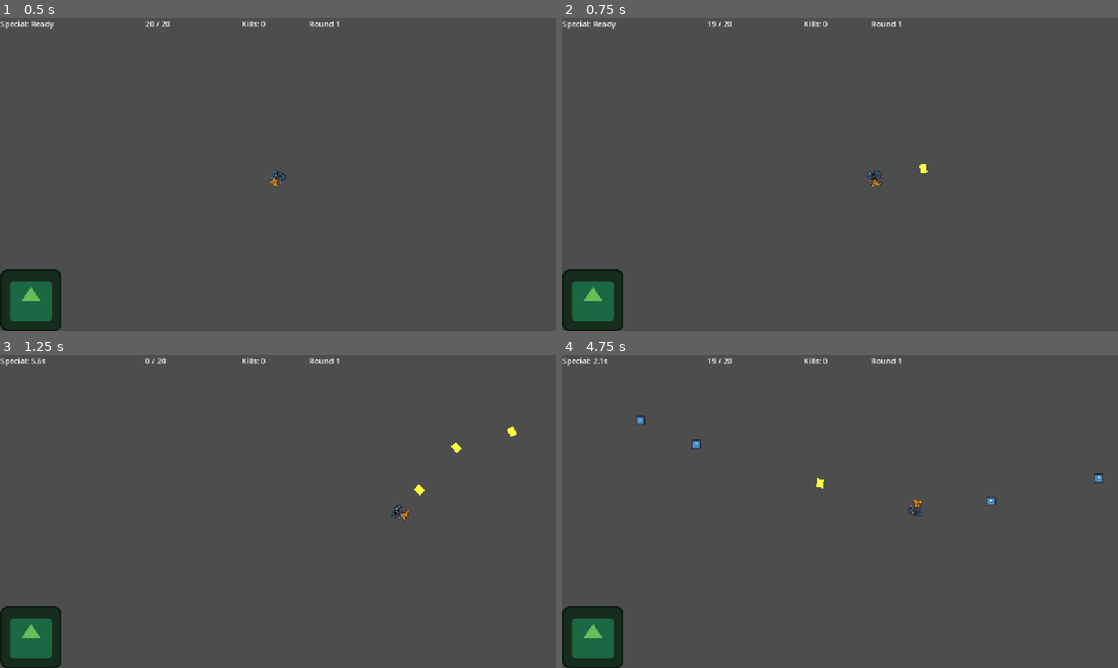
Above: before the commit, frames 1-4 (two rows, left to right).
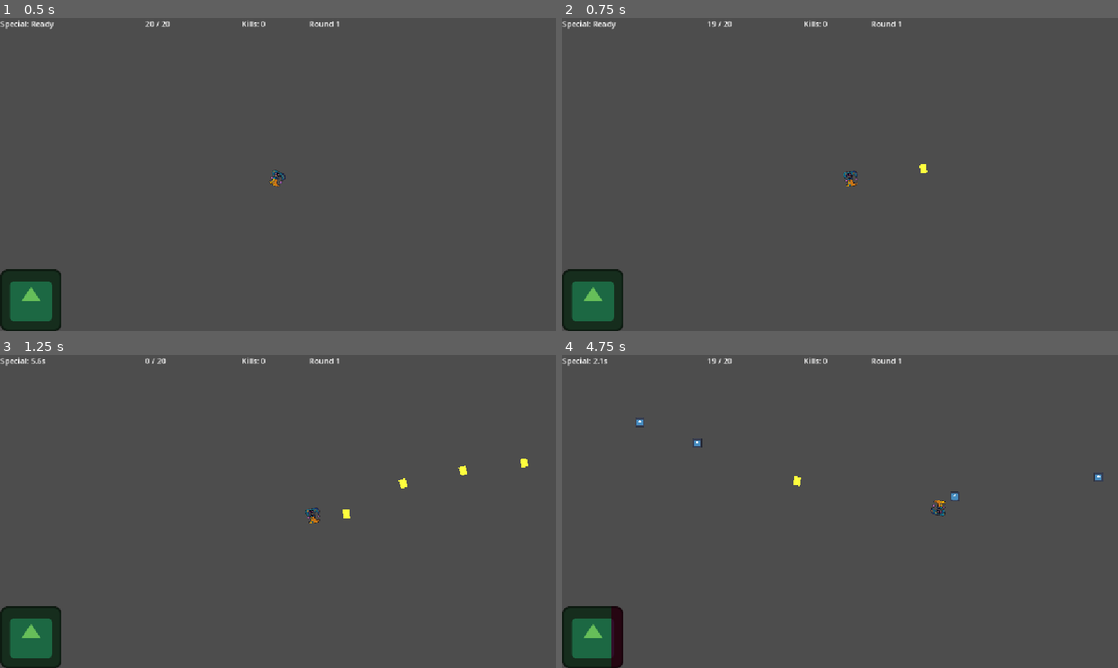
Above: after the commit, the same moments.

Repository: tgbtyty/TarotGame
Game: Godot game, scene res://main.tscn
Same seed, same stepped clock (60 frames per second), same inputs: the game is played once before the commit and once after it. The engine's default icon, where the game draws it, is replaced by a stand-in: a white triangle on a blue panel in a dark square.
Inputs (mouse positions are in pixels of both pictures, inside the frame that each line leads up to):
- Up to frame 1 (0.5 s): no input
- Up to frame 2 (0.75 s): tap Enter at 0.5 s; move the mouse to (962, 158) at 0.52 s; press the mouse at (962, 158) at 0.53 s; hold Right (ui_right) from 0.53 s (still down)
- Up to frame 3 (1.25 s): keep holding Right (ui_right); tap Q (special) at 0.8 s
- Up to frame 4 (4.75 s): move the mouse to (728, 527) at 1.27 s; release Right (ui_right) at 1.28 s; release the mouse at (728, 527) at 1.28 s; hold Down (ui_down) 1.28-2.03 s; tap Q (special) at 1.35, 2.3 s; click (728, 527) at 1.55 s; move the mouse to (895, 442) at 2.02 s; hold Right (ui_right) 2.03-2.78 s; hold Space (dash) 2.03-2.78 s; move the mouse to (812, 574) at 2.77 s; hold Up (ui_up) 2.78-3.53 s; click (812, 574) at 2.85 s; move the mouse to (1006, 558) at 3.52 s; hold Q (special) 3.53-4.28 s; hold Left (ui_left) from 3.53 s (still down); tap R (reload) at 4.15 s; move the mouse to (673, 464) at 4.27 s; click (673, 464) at 4.35 s

Frame 1 is identical in both runs. In frame 2, 0.2% of the frame differs, in the area x 50-58%, y 48-54%; in frame 3, 0.4%; in frame 4, 0.8%, in the area x 8-98%, y 19-100%.

Commit message:
rehaul card system, added 20 new stats

Diff:
--- a/bullet.gd
+++ b/bullet.gd
@@ -1,14 +1,15 @@
 extends Area2D
 
 @export var speed = 1000
-var damage = 5 # This will be overwritten by the player script
+var damage_info: DamageInfo # The bullet now carries a package of damage info
 
 func _physics_process(_delta):
 	position += transform.x * speed * _delta
 
 func _on_body_entered(body):
 	if body.is_in_group("enemies"):
-		body.take_damage(damage)
+		# Pass the entire damage package to the enemy
+		body.take_damage(damage_info)
 		queue_free()
 
 	if body is TileMap:
--- a/card_ui.gd
+++ b/card_ui.gd
@@ -9,26 +9,67 @@
 @onready var passed_effect_label = $VBoxContainer/PassedEffectLabel
 @onready var choose_button = $VBoxContainer/ChooseButton
 
-
+func _ready():
+	choose_button.pressed.connect(on_choose_pressed)
 
 func display_card(card_data):
 	my_card_data = card_data
 	name_label.text = card_data.name
-	match card_data.suit:
-		"Cups":
-			chosen_effect_label.text = "If Chosen: +%d Max Health" % card_data.value
-			passed_effect_label.text = "If Passed, Enemies get: +%d Health" % card_data.value
-		"Swords":
-			chosen_effect_label.text = "If Chosen: +%d Bullet Damage" % card_data.value
-			passed_effect_label.text = "If Passed, Enemies get: +%d Damage" % card_data.value
-		"Pentacles":
-			chosen_effect_label.text = "If Chosen: %d%% faster Attack & Reload" % card_data.value
-			passed_effect_label.text = "If Passed, Enemies get: %d%% faster Movement" % card_data.value
-		"Wands":
-			chosen_effect_label.text = "If Chosen: +%d Max Ammo" % card_data.value
-			passed_effect_label.text = "If Passed, Enemies get: %d%% Larger" % card_data.value
+
+	var effect_type = card_data.effect_type
+	var value = GameManager.get_scaled_value(card_data.rank_number, effect_type)
+
+	# UPDATED: We now use a match statement to generate only the text we need.
+	match effect_type:
+		"max_health":
+			chosen_effect_label.text = "If Chosen: +%d Max Health" % value
+			passed_effect_label.text = "If Passed, Enemies get: +%d Health" % value
+		"phys_resist":
+			chosen_effect_label.text = "If Chosen: +%.1f%% Physical Resist" % value
+			passed_effect_label.text = "If Passed, Enemies get: +%.1f%% to All Resists" % value
+		"move_speed":
+			chosen_effect_label.text = "If Chosen: +%d%% Movement Speed" % value
+			passed_effect_label.text = "If Passed, Enemies get: +%d%% Movement Speed" % value
+		"max_ammo":
+			chosen_effect_label.text = "If Chosen: +%d Maximum Ammo" % value
+			passed_effect_label.text = "If Passed, Enemies get: %d%% Larger" % value
+		"phys_dmg":
+			chosen_effect_label.text = "If Chosen: +%d Physical Damage" % value
+			passed_effect_label.text = "If Passed, Enemies get: +%d Physical Damage" % value
+		"atk_speed":
+			chosen_effect_label.text = "If Chosen: +%d%% Attack Speed" % value
+			passed_effect_label.text = "If Passed, Enemies get: +%d%% Movement Speed" % value
+		"reload_speed":
+			chosen_effect_label.text = "If Chosen: +%d%% Reload Speed" % value
+			passed_effect_label.text = "If Passed, Enemies get: +%d Physical Damage" % value
+		"crit_chance":
+			chosen_effect_label.text = "If Chosen: +%.1f%% Crit Chance" % value
+			passed_effect_label.text = "If Passed, Enemies get: +%.1f%% Crit Chance" % value
+		"fire_dmg":
+			chosen_effect_label.text = "If Chosen: +%d Fire Damage" % value
+			passed_effect_label.text = "If Passed, this card has no effect."
+		"cold_dmg":
+			chosen_effect_label.text = "If Chosen: +%d Cold Damage" % value
+			passed_effect_label.text = "If Passed, this card has no effect."
+		"lightning_dmg":
+			chosen_effect_label.text = "If Chosen: +%d Lightning Damage" % value
+			passed_effect_label.text = "If Passed, this card has no effect."
+		"elemental_resist":
+			chosen_effect_label.text = "If Chosen: +%.1f%% to all Elemental Resists" % value
+			passed_effect_label.text = "If Passed, this card has no effect."
+		"chaos_dmg":
+			chosen_effect_label.text = "If Chosen: +%d-%d Chaos Damage" % [value.x, value.y]
+			passed_effect_label.text = "If Passed, this card has no effect."
+		"crit_dmg":
+			chosen_effect_label.text = "If Chosen: +%d%% Crit Damage" % value
+			passed_effect_label.text = "If Passed, Enemies get: +%d%% Crit Damage" % value
+		"special_dmg":
+			chosen_effect_label.text = "If Chosen: +%d%% Special Damage" % value
+			passed_effect_label.text = "If Passed, Enemies get: +%d Health" % (value * 2)
+		"all_resist":
+			chosen_effect_label.text = "If Chosen: +%d%% Movement Speed" % value
+			passed_effect_label.text = "If Passed, Enemies get: +%.1f%% to all Resistances" % value
 
 
-# This function name is fine as long as it's connected in _ready()
-func _on_choose_button_pressed():
+func on_choose_pressed():
 	card_chosen.emit(my_card_data)
--- /dev/null
+++ b/damage_info.gd
@@ -0,0 +1,8 @@
+extends Resource
+class_name DamageInfo
+
+@export var physical_damage: float = 0.0
+@export var fire_damage: float = 0.0
+@export var cold_damage: float = 0.0
+@export var lightning_damage: float = 0.0
+@export var chaos_damage: Vector2 = Vector2.ZERO # x = min, y = max
--- /dev/null
+++ b/damage_number.gd
@@ -0,0 +1,9 @@
+extends Label
+
+func _ready():
+	var tween = create_tween()
+	# Set up the animation: move up by 50 pixels and fade to invisible over 0.8 seconds
+	tween.tween_property(self, "position:y", position.y - 50, 0.8).set_trans(Tween.TRANS_QUINT).set_ease(Tween.EASE_OUT)
+	tween.tween_property(self, "modulate:a", 0.0, 0.8).from(1.0).set_trans(Tween.TRANS_CUBIC).set_ease(Tween.EASE_IN)
+	# When the animation is finished, destroy the label
+	tween.tween_callback(queue_free)
--- /dev/null
+++ b/damage_number.tscn
@@ -0,0 +1,7 @@
+[gd_scene load_steps=2 format=3 uid="uid://bgv8k0xwv34vp"]
+
+[ext_resource type="Script" uid="uid://bfo8mj1retpkg" path="res://damage_number.gd" id="1_w08oa"]
+
+[node name="DamageNumber" type="Label"]
+theme_override_font_sizes/font_size = 24
+script = ExtResource("1_w08oa")
--- a/enemy.gd
+++ b/enemy.gd
@@ -5,31 +5,166 @@
 var base_speed = 125
 var base_health = 20
 var base_attack_damage = 20
-var knockback_force = 400
 
-# Final stats after buffs
+# --- Resistances ---
+var physical_resist = 0.0
+var fire_resist = 0.0
+var cold_resist = 0.0
+var lightning_resist = 0.0
+
+# --- Final Stats ---
 var speed
 var health
 var attack_damage
 
+# --- Status Effects ---
+var is_shocked = false
+var is_slowed = false
+var current_burn_dps = 0.0
+var burn_ticks_left = 0
 var can_attack = true
-var is_knocked_back = false # NEW: Flag to interrupt AI
+var is_knocked_back = false
 var player = null
+
+@onready var damage_number_scene = preload("res://damage_number.tscn")
+@onready var burn_timer = $BurnTimer
+@onready var slow_timer = $SlowTimer
+@onready var shock_timer = $ShockTimer
 
 func _ready():
 	player = get_tree().get_first_node_in_group("players")
+	speed = base_speed
+	attack_damage = base_attack_damage
 
-	# Apply global buffs from GameManager
-	speed = base_speed * GameManager.enemy_speed_multiplier
-	attack_damage = base_attack_damage + GameManager.enemy_damage_bonus
-	scale *= GameManager.enemy_size_multiplier
+	burn_timer.timeout.connect(_on_burn_timer_timeout)
+	slow_timer.timeout.connect(_on_slow_timer_timeout)
+	shock_timer.timeout.connect(_on_shock_timer_timeout)
 
 func initialize(round_number):
 	var round_health = base_health + (round_number - 1) * 1
 	health = round_health + GameManager.enemy_health_bonus
 
+	speed = base_speed * GameManager.enemy_speed_multiplier
+	attack_damage = base_attack_damage + GameManager.enemy_damage_bonus
+	scale *= GameManager.enemy_size_multiplier
+
+	# Apply "all resist" from Pentacles cards
+	var all_res = GameManager.enemy_all_resist
+	physical_resist += all_res * 10 # Let's make this stat more impactful for physical
+	fire_resist += all_res
+	cold_resist += all_res
+	lightning_resist += all_res
+
+func take_damage(damage_info: DamageInfo):
+	if not damage_info: return
+
+	var total_damage = 0.0
+	var damage_number_index = 0 # NEW: Index for stacking numbers
+
+	# --- Calculate and Apply Damage by Type ---
+	# Physical
+	if damage_info.physical_damage > 0:
+		# Using a diminishing returns formula for physical resist
+		var dmg = damage_info.physical_damage * (100.0 / (100.0 + physical_resist))
+		total_damage += dmg
+		show_damage_number(dmg, Color.GRAY, damage_number_index)
+		damage_number_index += 1
+
+	# Fire (now only applies the burn, the burn itself deals damage)
+	if damage_info.fire_damage > 0:
+		var dmg = damage_info.fire_damage * (1.0 - min(fire_resist, 75) / 100.0)
+		show_damage_number(dmg, Color.RED, damage_number_index)
+		damage_number_index += 1
+		apply_burn(dmg)
+
+	# Cold
+	if damage_info.cold_damage > 0:
+		var dmg = damage_info.cold_damage * (1.0 - min(cold_resist, 75) / 100.0)
+		total_damage += dmg
+		show_damage_number(dmg, Color.AQUA, damage_number_index)
+		damage_number_index += 1
+		apply_slow()
+
+	# Lightning
+	if damage_info.lightning_damage > 0:
+		var dmg = damage_info.lightning_damage * (1.0 - min(lightning_resist, 75) / 100.0)
+		total_damage += dmg
+		show_damage_number(dmg, Color.YELLOW, damage_number_index)
+		damage_number_index += 1
+		apply_shock()
+
+	# Chaos
+	if damage_info.chaos_damage.y > 0:
+		var dmg = randf_range(damage_info.chaos_damage.x, damage_info.chaos_damage.y)
+		total_damage += dmg
+		show_damage_number(dmg, Color.PURPLE, damage_number_index)
+		damage_number_index += 1
+
+	if is_shocked:
+		total_damage *= 1.1
+
+	health -= total_damage
+	if health <= 0:
+		died.emit()
+		queue_free()
+
+func show_damage_number(amount, color, index):
+	var number_instance = damage_number_scene.instantiate()
+	get_tree().root.add_child(number_instance)
+
+	# UPDATED: Stagger the vertical position based on the index
+	var y_offset = -40 - (index * 25)
+	number_instance.global_position = global_position + Vector2(randf_range(-20, 20), y_offset)
+
+	number_instance.text = str(round(amount))
+	number_instance.modulate = color
+
+# --- Status Effect Logic ---
+
+# UPDATED: Complete burn logic overhaul
+func apply_burn(damage_amount):
+	var dps = damage_amount / 3.0
+	if dps > current_burn_dps:
+		current_burn_dps = dps
+
+	burn_ticks_left = 3 # Set/reset to 3 ticks
+	if burn_timer.is_stopped():
+		burn_timer.start()
+
+func _on_burn_timer_timeout():
+	if burn_ticks_left > 0:
+		health -= current_burn_dps
+		show_damage_number(current_burn_dps, Color.ORANGE_RED, 0)
+		burn_ticks_left -= 1
+		if health <= 0:
+			died.emit()
+			queue_free()
+	else:
+		# If no ticks are left, stop the timer
+		burn_timer.stop()
+		current_burn_dps = 0.0
+
+func apply_slow():
+	if not is_slowed:
+		is_slowed = true
+		speed *= 0.5
+	slow_timer.wait_time = 2.0
+	slow_timer.start()
+
+func _on_slow_timer_timeout():
+	is_slowed = false
+	speed = base_speed * GameManager.enemy_speed_multiplier
+
+func apply_shock():
+	is_shocked = true
+	shock_timer.wait_time = 1.0
+	shock_timer.start()
+
+func _on_shock_timer_timeout():
+	is_shocked = false
+
+# ... (rest of the script: _physics_process, apply_knockback, etc. are the same)
 func _physics_process(_delta):
-	# UPDATED: Only move if not being knocked back
 	if not is_knocked_back:
 		if player and player.current_health > 0:
 			var direction = (player.global_position - global_position).normalized()
@@ -37,24 +172,15 @@
 			move_and_slide()
 			check_for_player_collision()
 	else:
-		# While being knocked back, just apply the knockback velocity
 		move_and_slide()
 
-# NEW: Function to apply a knockback force
 func apply_knockback(direction):
 	is_knocked_back = true
-	velocity = direction * knockback_force
-	# After a short time, stop the knockback and resume normal AI
+	velocity = direction * 400
 	get_tree().create_timer(0.15).timeout.connect(func():
 		velocity = Vector2.ZERO
 		is_knocked_back = false
 	)
-
-func take_damage(amount):
-	health -= amount
-	if health <= 0:
-		died.emit()
-		queue_free()
 
 func check_for_player_collision():
 	for i in get_slide_collision_count():
@@ -64,5 +190,9 @@
 
 func attack():
 	can_attack = false
-	player.take_damage(attack_damage)
+	var final_attack_damage = attack_damage
+	if randf() < GameManager.enemy_crit_chance:
+		final_attack_damage *= (1.5 + GameManager.enemy_crit_damage)
+
+	player.take_damage(final_attack_damage)
 	get_tree().create_timer(0.5).timeout.connect(func(): can_attack = true)
--- a/enemy.tscn
+++ b/enemy.tscn
@@ -14,3 +14,9 @@
 
 [node name="CollisionShape2D" type="CollisionShape2D" parent="."]
 shape = SubResource("RectangleShape2D_iifgy")
+
+[node name="BurnTimer" type="Timer" parent="."]
+
+[node name="SlowTimer" type="Timer" parent="."]
+
+[node name="ShockTimer" type="Timer" parent="."]
--- a/game_manager.gd
+++ b/game_manager.gd
@@ -1,47 +1,95 @@
 extends Node
+
+var total_kills = 0
 
 # --- Global Enemy Stat Modifiers ---
 var enemy_health_bonus = 0
-var enemy_damage_bonus = 0
+var enemy_damage_bonus = 0 # Now just for physical
 var enemy_speed_multiplier = 1.0
 var enemy_size_multiplier = 1.0
-var total_kills = 0;
+var enemy_crit_chance = 0.0
+var enemy_crit_damage = 0.0
+var enemy_all_resist = 0.0
 
 # --- Card Data ---
-var suits = ["Cups", "Swords", "Wands", "Pentacles"]
 var ranks = {
 	1: "Ace", 2: "2", 3: "3", 4: "4", 5: "5", 6: "6", 7: "7", 8: "8", 9: "9", 10: "10",
 	11: "Page", 12: "Knight", 13: "Queen", 14: "King"
 }
 
-func get_card_value(rank_number):
+# NEW: Each suit now has 4 distinct possible effects
+var suit_effects = {
+	"Cups": ["max_health", "phys_resist", "move_speed", "max_ammo"],
+	"Swords": ["phys_dmg", "atk_speed", "reload_speed", "crit_chance"],
+	"Wands": ["fire_dmg", "cold_dmg", "lightning_dmg", "elemental_resist"],
+	"Pentacles": ["chaos_dmg", "crit_dmg", "special_dmg", "all_resist"]
+}
+
+# NEW: This function "tempers" the raw card value based on the effect type
+func get_scaled_value(rank_number, effect_type):
+	var base_value = 0
 	if rank_number <= 10:
-		return rank_number
-	# Page, Knight, Queen, King have higher values
-	return 10 + (rank_number - 10) * 2
+		base_value = rank_number
+	else:
+		base_value = 10 + (rank_number - 10) * 2
+
+	match effect_type:
+		"max_health": return base_value * 2 # e.g., King = 14*2 = 28 HP
+		"phys_resist", "elemental_resist", "all_resist": return base_value * 0.5 # e.g., King = 7% Resist
+		"move_speed", "atk_speed", "reload_speed": return base_value # e.g., King = 14% Speed
+		"max_ammo": return base_value
+		"phys_dmg", "fire_dmg", "cold_dmg", "lightning_dmg": return base_value
+		"crit_chance": return base_value * 0.35 # e.g., King = ~5% Crit Chance
+		"chaos_dmg": return Vector2(base_value, base_value * 2) # e.g., King = 14-28 Chaos
+		"crit_dmg": return base_value * 2.5 # e.g., King = 35% Crit Damage
+		"special_dmg": return base_value * 0.6 # e.g., King = ~8% Special Damage
+		_: return base_value
 
 func generate_card():
-	var suit = suits.pick_random()
+	var suit = suit_effects.keys().pick_random()
+	var effect_type = suit_effects[suit].pick_random()
 	var rank_number = ranks.keys().pick_random()
-	var card_value = get_card_value(rank_number)
 
 	var card = {
 		"suit": suit,
 		"rank_name": ranks[rank_number],
-		"value": card_value,
+		"rank_number": rank_number,
+		"effect_type": effect_type,
 		"name": "%s of %s" % [ranks[rank_number], suit]
 	}
 	return card
 
 func apply_passed_card(card_data):
-	match card_data.suit:
-		"Cups":
-			enemy_health_bonus += card_data.value
-		"Swords":
-			enemy_damage_bonus += card_data.value
-		"Pentacles":
-			# Additive percentage increase
-			enemy_speed_multiplier += (card_data.value / 100.0)
-		"Wands":
-			# Additive percentage increase
-			enemy_size_multiplier += (card_data.value / 100.0)
+	var effect = card_data.effect_type
+	var value = get_scaled_value(card_data.rank_number, effect)
+
+	match effect:
+		"max_health":
+			enemy_health_bonus += value
+		"phys_resist":
+			# Let's make this add to the 'all_resist' stat for enemies
+			enemy_all_resist += (value / 100.0)
+		"move_speed":
+			enemy_speed_multiplier += (value / 100.0)
+		"max_ammo":
+			enemy_size_multiplier += (value / 100.0)
+		"phys_dmg":
+			enemy_damage_bonus += value
+		"atk_speed":
+			pass # Player-only stat, does nothing for enemies
+		"reload_speed":
+			enemy_damage_bonus += value # We'll use reload for more damage
+		"crit_chance":
+			enemy_crit_chance += (value / 100.0)
+		"fire_dmg", "cold_dmg", "lightning_dmg":
+			pass # Player-only stats
+		"elemental_resist":
+			pass # Player-only stat
+		"chaos_dmg":
+			pass # Player-only stat
+		"crit_dmg":
+			enemy_crit_damage += (value / 100.0)
+		"special_dmg":
+			enemy_health_bonus += value * 2
+		"all_resist":
+			enemy_all_resist += (value / 100.0)
--- a/main.tscn
+++ b/main.tscn
@@ -11,7 +11,7 @@
 script = ExtResource("1_h2yge")
 
 [node name="Player" parent="." instance=ExtResource("1_0xm2m")]
-speed = 350
+speed = 100
 dash_speed = 900
 
 [node name="SpawnTimer" type="Timer" parent="."]
--- a/player.gd
+++ b/player.gd
@@ -2,16 +2,24 @@
 
 signal player_died
 
-@export var speed = 350
+@export var speed = 100 # UPDATED base speed
 @export var dash_speed = 900
 @export var bullet_scene: PackedScene
 
-# --- Player Stats ---
-var max_health = 100
+# --- Player Stats (NEW & UPDATED) ---
+var max_health = 100.0
 var current_health
-var base_bullet_damage = 5
+var move_speed_multiplier = 1.0
 var attack_speed_multiplier = 1.0
 var reload_speed_multiplier = 1.0
+var base_damage_info: DamageInfo
+var crit_chance = 0.0
+var crit_damage_multiplier = 1.5 # Base crits deal 150% damage (a 50% increase)
+var special_damage_multiplier = 1.0
+var physical_resist = 0.0
+var fire_resist = 0.0
+var cold_resist = 0.0
+var lightning_resist = 0.0
 
 # --- Buffs ---
 var is_repelling = false
@@ -40,9 +48,14 @@
 @onready var reload_indicator = get_node_or_null("/root/Main/HUD_Layer/ReloadIndicator")
 
 
+
 func _ready():
 	current_health = max_health
 	current_ammo = magazine_size
+
+	# UPDATED: Reset base damage to only be 5 physical damage
+	base_damage_info = DamageInfo.new()
+	base_damage_info.physical_damage = 5
 
 	if health_bar:
 		health_bar.max_value = max_health
@@ -88,8 +101,10 @@
 	if is_dashing:
 		velocity = dash_direction * dash_speed
 	else:
+		# UPDATED: Final speed now includes movement speed multiplier
+		var final_speed = speed * move_speed_multiplier
 		var input_direction = Input.get_vector("ui_left", "ui_right", "ui_up", "ui_down")
-		velocity = input_direction * speed
+		velocity = input_direction * final_speed
 		look_at(get_global_mouse_position())
 
 	move_and_slide()
@@ -111,27 +126,58 @@
 		fan_the_hammer()
 
 func apply_card_buff(card_data):
-	match card_data.suit:
-		"Cups":
-			max_health += card_data.value
-			current_health += card_data.value
+	var effect = card_data.effect_type
+	var value = GameManager.get_scaled_value(card_data.rank_number, effect)
+
+	match effect:
+		"max_health":
+			max_health += value
+			current_health += value
 			health_bar.max_value = max_health
 			health_bar.value = current_health
-		"Swords":
-			base_bullet_damage += card_data.value
-		"Pentacles":
-			var multiplier = card_data.value / 100.0
-			attack_speed_multiplier += multiplier
-			reload_speed_multiplier += multiplier
-		"Wands":
-			magazine_size += card_data.value
+		"phys_resist":
+			physical_resist += value
+		"move_speed":
+			move_speed_multiplier += value / 100.0
+		"max_ammo":
+			magazine_size += value
 			current_ammo = magazine_size
 			ammo_label.text = "%d / %d" % [current_ammo, magazine_size]
+		"phys_dmg":
+			base_damage_info.physical_damage += value
+		"atk_speed":
+			attack_speed_multiplier += value / 100.0
+		"reload_speed":
+			reload_speed_multiplier += value / 100.0
+		"crit_chance":
+			crit_chance += value / 100.0
+		"fire_dmg":
+			base_damage_info.fire_damage += value
+		"cold_dmg":
+			base_damage_info.cold_damage += value
+		"lightning_dmg":
+			base_damage_info.lightning_damage += value
+		"elemental_resist":
+			fire_resist += value
+			cold_resist += value
+			lightning_resist += value
+		"chaos_dmg":
+			base_damage_info.chaos_damage.x += value.x
+			base_damage_info.chaos_damage.y += value.y
+		"crit_dmg":
+			crit_damage_multiplier += value / 100.0
+		"special_dmg":
+			special_damage_multiplier += value / 100.0
+		"all_resist": # This is the Pentacles card effect for players
+			move_speed_multiplier += value / 100.0
 
 func take_damage(amount):
-	if is_repelling: return # Blue orb makes you immune to touch damage
-
-	current_health -= amount
+	if is_repelling: return
+
+	# Damage calculation for player taking damage could go here
+	var final_damage = amount * (100.0 / (100.0 + physical_resist))
+	current_health -= final_damage
+
 	if health_bar:
 		health_bar.value = current_health
 
@@ -168,18 +214,27 @@
 
 
 func shoot():
-	if not bullet_scene:
-		print("ERROR: Bullet scene not set on player!")
-		return
+	if not bullet_scene: return
 
 	current_ammo -= 1
 	can_shoot = false
-	if ammo_label:
-		ammo_label.text = "%d / %d" % [current_ammo, magazine_size]
+	if ammo_label: ammo_label.text = "%d / %d" % [current_ammo, magazine_size]
 
 	var bullet = bullet_scene.instantiate()
 	bullet.speed = 900
-	bullet.damage = base_bullet_damage
+
+	# UPDATED: Damage is now calculated here, including crits
+	var final_damage = base_damage_info.duplicate(true) # Deep copy the resource
+	var is_crit = randf() < crit_chance
+	if is_crit:
+		final_damage.physical_damage *= crit_damage_multiplier
+		final_damage.fire_damage *= crit_damage_multiplier
+		final_damage.cold_damage *= crit_damage_multiplier
+		final_damage.lightning_damage *= crit_damage_multiplier
+		final_damage.chaos_damage *= crit_damage_multiplier
+
+	bullet.damage_info = final_damage
+
 	get_tree().root.add_child(bullet)
 	bullet.global_transform = muzzle.global_transform
 
@@ -222,7 +277,8 @@
 		if not bullet_scene: return
 		var bullet = bullet_scene.instantiate()
 		bullet.speed = 2000
-		bullet.damage = base_bullet_damage
+		# UPDATED: Special attack also uses the new damage package
+		bullet.damage_info = base_damage_info
 		get_tree().root.add_child(bullet)
 
 		var spread = deg_to_rad(randf_range(-15, 15))
@@ -257,6 +313,17 @@
 		reload_indicator.visible = false
 		reload_indicator.value = 0
 
+# --- Orb Collection Logic ---
+func _on_orb_collector_area_area_entered(area: Area2D) -> void:
+	if area.is_in_group("orbs"):
+		match area.orb_type:
+			"yellow":
+				apply_yellow_orb_effect()
+			"green":
+				apply_green_orb_effect()
+			"blue":
+				apply_blue_orb_effect()
+		area.queue_free()
 
 func apply_yellow_orb_effect():
 	# 1. Fill ammo
@@ -284,17 +351,4 @@
 	is_repelling = true
 	var tween = get_tree().create_tween()
 	tween.tween_interval(5.0) # Wait 5 seconds
-	# CORRECTED: This now properly sets 'is_repelling' to false.
-	tween.tween_callback(func(): is_repelling = false) # Turn off repel effect
-
-
-func _on_orb_collector_area_area_entered(area: Area2D) -> void:
-		if area.is_in_group("orbs"):
-			match area.orb_type:
-				"yellow":
-					apply_yellow_orb_effect()
-				"green":
-					apply_green_orb_effect()
-				"blue":
-					apply_blue_orb_effect()
-			area.queue_free()
+	tween.tween_callback(func(): is_repelling = false)
Not shown, added: damage_info.gd.uid
Not shown, added: damage_number.gd.uid
